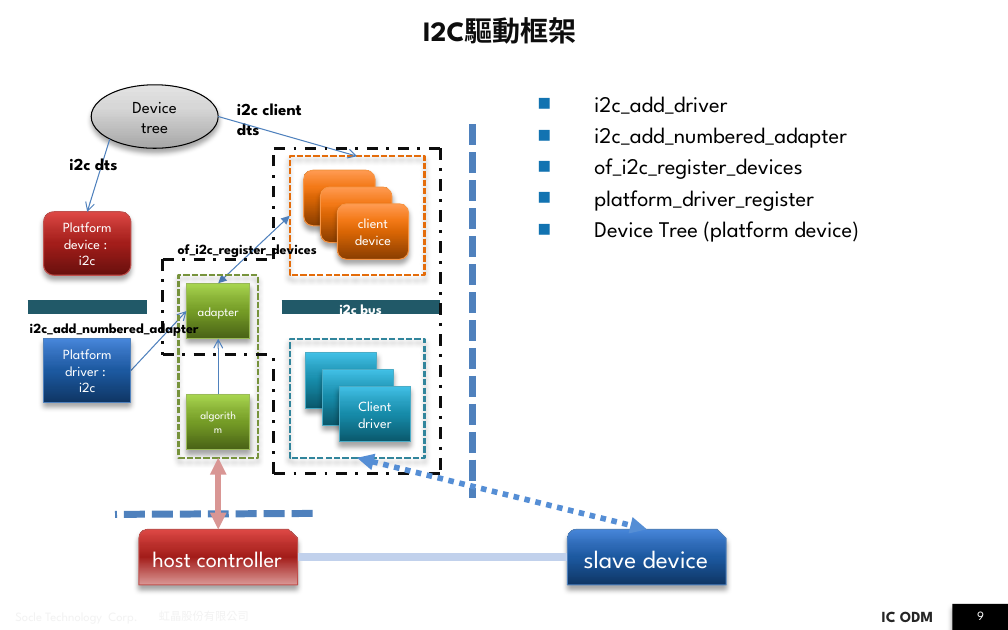
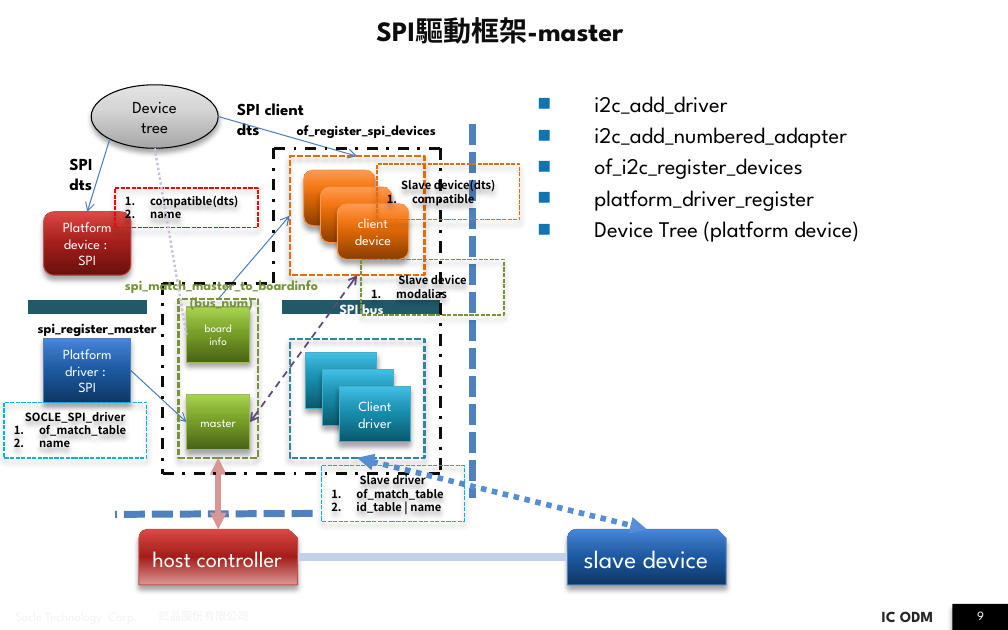
Before and after one commit to JomaskTsai/ppt_linux, a slide deck: slide 9 of spi_report_ben.pptx. Drawn at 1008x630 pixels with LibreOffice and Linux fonts; fonts in the diff are those of the drawing; background and template pictures are left out. Boxes give left, top, right and bottom in pixels: in the first picture for what was removed or moved away, otherwise in the second. Text is boxed around its words. In the diff, an @@ line names an element or a change of style, - is before the commit and + after.

Commit message:
modify i2c report and spi report : 驅動框架

```diff
--- a/spi_report_ben.pptx
+++ b/spi_report_ben.pptx
@@ title at (376,17,623,44): text changed @@
-I2C驅動框架
+SPI驅動框架-master
@@ text at (237,103,304,136): text changed @@
-i2c client dts
+SPI client dts
@@ line added from (155, 148) to (186, 335), #CCC1DA 1.75 pt dashed @@
@@ line moved from (274, 259) - (274, 148) to (274, 283) - (274, 148) @@
@@ text at (297,125,436,140): text changed @@
-of_i2c_register_devices
+of_register_spi_devices
@@ text at (69,158,92,196): text changed @@
-i2c dts
+SPI dts
@@ rectangle added at (377,164,520,220), outline #E46C0A 1 pt dashed, 8 pt, text #000000, bold @@
+Slave device(dts)
+1. compatible
@@ rectangle added at (115,188,258,228), outline #FF0000 1 pt dashed, 8 pt, text #000000, bold @@
+1. compatible(dts)
+2. name
@@ text in rounded rectangle at (63,222,112,265): text changed @@
-Platform device :
-i2c
+Platform device :
+SPI
@@ double arrow moved from (219, 283) - (289, 216) to (219, 299) - (289, 216) @@
@@ double arrow (219, 299) - (289, 216): double arrow to arrow @@
@@ rectangle added at (361,259,504,314), outline #77933C 1 pt dashed, 8 pt, text #000000, bold @@
+Slave device
+1. modalias
@@ text added at (125,277,318,313), 10 pt, text #77933C, bold @@
+spi_match_master_to_boardinfo
+(bus_num)
@@ line moved from (162, 259) - (274, 259) to (162, 283) - (274, 283) @@
@@ line moved from (162, 259) - (162, 355) to (162, 283) - (162, 474) @@
@@ rectangle: place and size @@
-rectangle at (178,275,258,458)
+rectangle at (178,299,258,458)
@@ double arrow added from (357, 275) to (250, 422), #604A7B 1.25 pt dashed @@
@@ text removed at (30,320,199,339) @@
-i2c_add_numbered_adapter
@@ text added at (38,323,157,339), 10 pt, text #000000, bold @@
+spi_register_master
@@ rectangle "board info": place and size @@
-rectangle "board info" at (186,394,250,450)
+rectangle "board info" at (186,307,250,363)
@@ text in rectangle at (205,324,232,345): text changed @@
-algorithm
+board info
@@ text at (339,301,383,320): text changed @@
-i2c bus
+SPI bus
@@ text in rectangle at (63,349,112,392): text changed @@
-Platform driver :
-i2c
+Platform driver :
+SPI
@@ arrow removed from (219, 394) to (219, 339) @@
@@ line removed from (274, 474) to (274, 355) @@
@@ arrow moved from (131, 371) - (186, 311) to (131, 371) - (186, 422) @@
@@ rectangle added at (4,402,147,458), outline #00B0F0 1 pt dashed, 8 pt, text #000000, bold @@
+SOCLE_SPI_driver
+1. of_match_table
+2. name
@@ rectangle "master": place and size @@
-rectangle "master" at (186,283,250,339)
+rectangle "master" at (186,394,250,450)
@@ text in rectangle at (200,419,236,427): text changed @@
-adapter
+master
@@ line moved from (162, 355) - (274, 355) to (162, 474) - (274, 474) @@
@@ rectangle added at (322,466,465,521), outline #00B0F0 1 pt dashed, 8 pt, text #000000, bold @@
+Slave driver
+1. of_match_table
+2. id_table | name
```
Also in this commit, not shown: 2 other slides changed, 1 other file.
